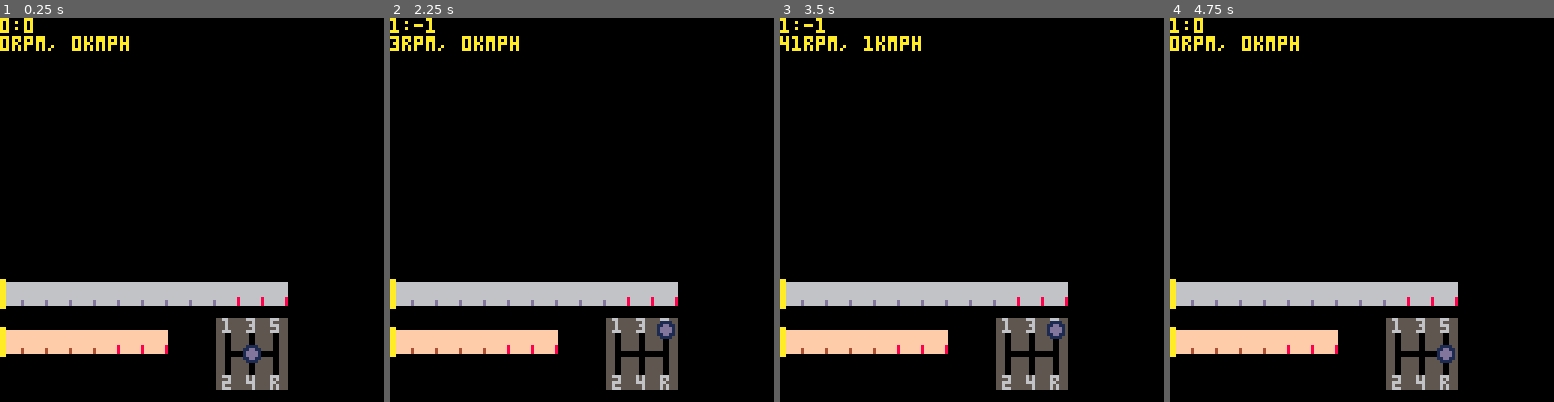
Above: before the commit, frames 1-4 (left to right).
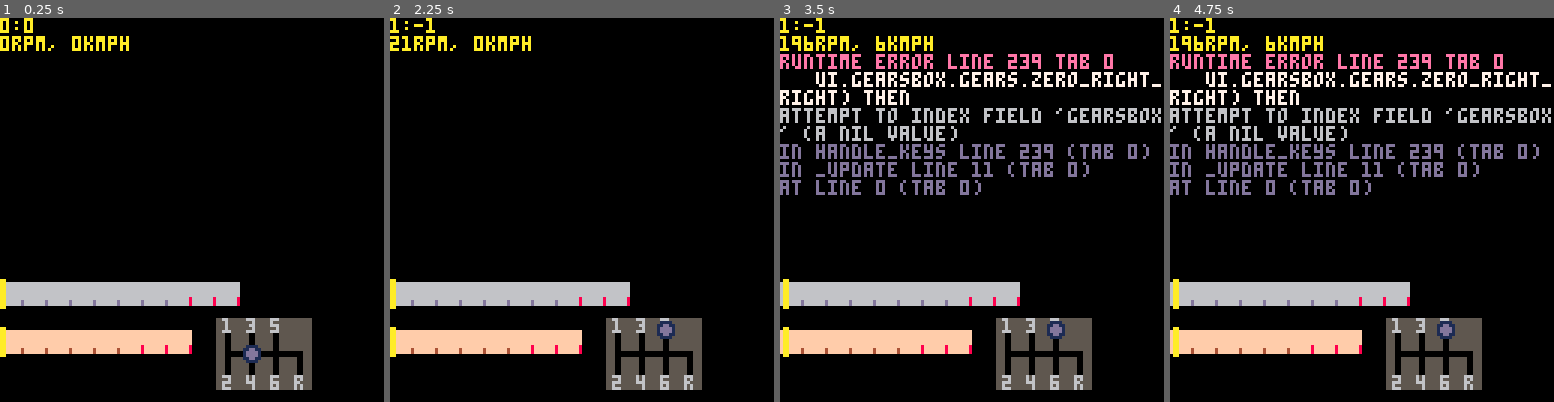
Above: after the commit, the same moments.

Repository: VedVid/PICOdrag
Game: PICO-8 cartridge picodrag.p8
Same seed, same stepped clock (60 frames per second), same inputs: the game is played once before the commit and once after it.
Inputs:
- Up to frame 1 (0.25 s): no input
- Up to frame 2 (2.25 s): hold Right 1.6-2.1 s; hold Up from 2.15 s (still down)
- Up to frame 3 (3.5 s): release Up at 2.42 s; hold Right 2.47-3.03 s; hold Left from 3.08 s (still down)
- Up to frame 4 (4.75 s): release Left at 3.58 s; hold Down 3.63-3.97 s; hold Right 4.02-4.68 s; hold Up from 4.73 s (still down)

The runs differ from the first frame. In frame 1, 2.3% of the frame differs, in the area x 30-82%, y 68-97%; in frame 2, 2.8%; in frame 3, 12%; in frame 4, 13%, in the area x 0-100%, y 0-97%.
Error after the commit: runtime error line 239 tab 0; ui.gearsbox.gears.zero_right_right) then; attempt to index field 'gearsbox' (a nil value)

Commit message:
six-gear gearbox wip; can't go to far right position

Diff:
--- a/picodrag.p8
+++ b/picodrag.p8
@@ -238,6 +238,9 @@
   elseif cgear ==
    ui.gearbox.gears.zero_right then
    ngear = ui.gearbox.gears.zero_middle
+  elseif (car.gears_data[6] and
+   ui.gearsbox.gears.zero_right_right) then
+   ngear = ui.gearbox.gears.zero_right
   end
  elseif btnp(1) then
   dir = {1,0}
@@ -247,6 +250,9 @@
   elseif cgear ==
    ui.gearbox.gears.zero_middle then
    ngear = ui.gearbox.gears.zero_right
+  elseif (car.gears_data[6] and
+   ui.gearbox.gears.zero_right) then
+   ngear = ui.gearbox.zero_right_right
   end
  elseif btnp(2) then
   dir = {0,-1}
@@ -272,9 +278,21 @@
    ui.gearbox.gears.zero_right then
    ngear = ui.gearbox.gears.five
    car.current_gear = 5
-  elseif cgear ==
-   ui.gearbox.gears.reverse then
+  elseif (cgear ==
+   ui.gearbox.gears.reverse and
+   not car.gears_data[6]) then
    ngear = ui.gearbox.gears.zero_right
+   car.current_gear = 0
+  elseif (cgear ==
+   ui.gearbox.gears.six and
+   car.gears_data[6]) then
+   ngear = ui.gearbox.gears.zero_right
+   car.previous_gear = 6
+   car.current_gear = 0
+  elseif (cgear ==
+   ui.gearbox.gears.reverse and
+   car.gears_data[6]) then
+   ngear = ui.gearbox.gears.zero_right_right
    car.current_gear = 0
   end
  elseif btnp(3) then
@@ -302,10 +320,16 @@
    ngear = ui.gearbox.gears.zero_right
    car.previous_gear = 5
    car.current_gear = 0
-  elseif cgear ==
-   ui.gearbox.gears.zero_right then
+  elseif (cgear ==
+   ui.gearbox.gears.zero_right and
+   not car.gears_data[6]) then
    ngear = ui.gearbox.gears.reverse
    car.current_gear = 0
+  elseif (cgear ==
+   ui.gearbox.gears.zero_right and
+   car.gears_data[6]) then
+   ngear = ui.gearbox.gears.six
+   car.current_gear = 6
   end
  end
 
@@ -321,7 +345,7 @@
 -- cars and related math
 
 function make_car()
- return make_abarth()
+ return make_honda()
 end
 
 function make_honda()
